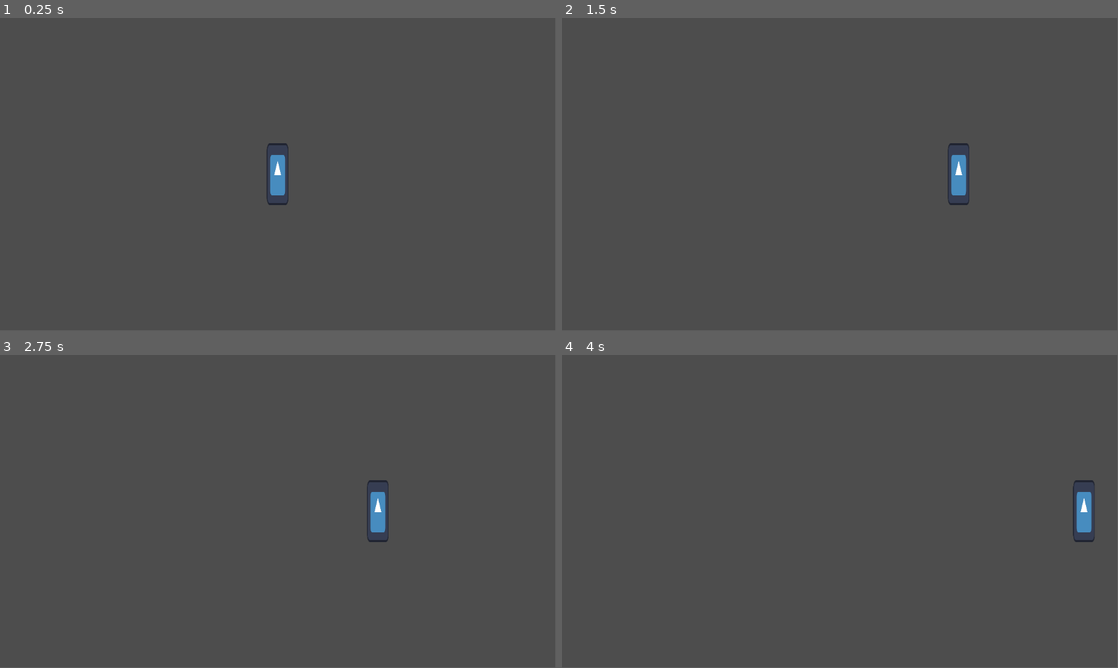
Above: before the commit, frames 1-4 (two rows, left to right).
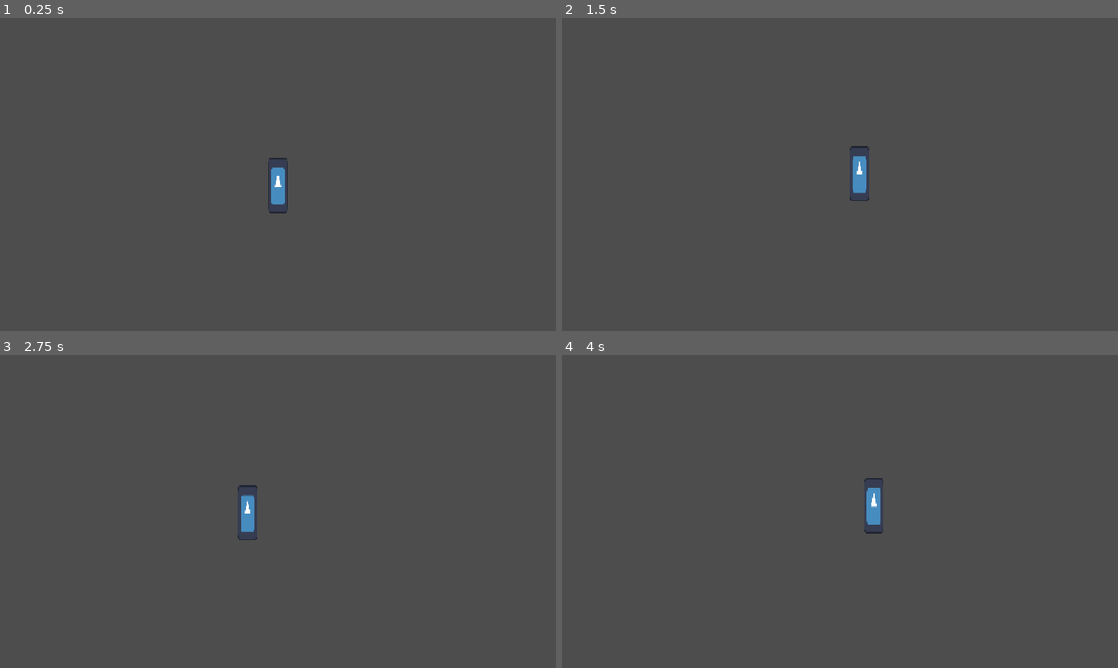
Above: after the commit, the same moments.

Repository: Dead-Vortex/stem-scuba-diving
Game: Godot game, scene res://scenes/main.tscn
Two runs of this game, one before a commit and one after it. Both use one fixed random seed, a clock stepped at 60 frames per second and the inputs below. The engine's default icon, where the game draws it, is replaced by a stand-in: a white triangle on a blue panel in a dark square.
Inputs:
- Up to frame 1 (0.25 s): no input
- Up to frame 2 (1.5 s): tap Enter at 0.5 s; hold D (walk_right, bound only before the commit) from 0.53 s (still down); tap E (interact, bound only after the commit) at 0.6 s; tap W (up, bound only after the commit) at 0.77, 0.8, 1.07, 1.35 s
- Up to frame 3 (2.75 s): tap W (up, bound only after the commit) at 1.52, 1.82, 2.3 s; tap E (interact, bound only after the commit) at 1.55, 2.1 s; release D (walk_right, bound only before the commit) at 2.03 s; hold A (walk_left, bound only before the commit) from 2.03 s (still down)
- Up to frame 4 (4 s): release A (walk_left, bound only before the commit) at 2.78 s; hold D (walk_right, bound only before the commit) from 2.78 s (still down); tap E (interact, bound only after the commit) at 2.85 s; tap W (up, bound only after the commit) at 3.02, 3.32, 3.6, 3.77 s
The window is 799x449 before the commit and 800x450 after it. Grey fills any space a smaller window leaves; there, only what the larger window draws over its background counts as a difference.

The runs differ from the first frame. In frame 1, 0.4% of the frame differs, in the area x 48-52%, y 40-63%; in frame 2, 0.8%; in frame 3, 0.8%; in frame 4, 0.8%, in the area x 54-96%, y 39-60%.

Commit message:
gravity, jumping, basic water movement

Diff:
--- a/project.godot
+++ b/project.godot
@@ -15,18 +15,42 @@
 config/features=PackedStringArray("4.5", "GL Compatibility")
 config/icon="res://icon.svg"
 
+[display]
+
+window/size/viewport_width=1280
+window/size/viewport_height=720
+window/stretch/mode="canvas_items"
+
 [input]
 
-walk_left={
+left={
 "deadzone": 0.2,
 "events": [Object(InputEventKey,"resource_local_to_scene":false,"resource_name":"","device":-1,"window_id":0,"alt_press …(191 unchanged characters)…
 , Object(InputEventKey,"resource_local_to_scene":false,"resource_name":"","device":-1,"window_id":0,"alt_pressed":false …(186 unchanged characters)…
 ]
 }
-walk_right={
+right={
 "deadzone": 0.2,
 "events": [Object(InputEventKey,"resource_local_to_scene":false,"resource_name":"","device":-1,"window_id":0,"alt_press …(192 unchanged characters)…
 , Object(InputEventKey,"resource_local_to_scene":false,"resource_name":"","device":-1,"window_id":0,"alt_pressed":false …(186 unchanged characters)…
+]
+}
+up={
+"deadzone": 0.2,
+"events": [Object(InputEventKey,"resource_local_to_scene":false,"resource_name":"","device":-1,"window_id":0,"alt_pressed":false,"shift_pressed":false,"ctrl_pressed":false,"meta_pressed":false,"pressed":false,"keycode":0,"physical_keycode":87,"key_label":0,"unicode":119,"location":0,"echo":false,"script":null)
+, Object(InputEventKey,"resource_local_to_scene":false,"resource_name":"","device":-1,"window_id":0,"alt_pressed":false,"shift_pressed":false,"ctrl_pressed":false,"meta_pressed":false,"pressed":false,"keycode":0,"physical_keycode":4194320,"key_label":0,"unicode":0,"location":0,"echo":false,"script":null)
+, Object(InputEventKey,"resource_local_to_scene":false,"resource_name":"","device":-1,"window_id":0,"alt_pressed":false,"shift_pressed":false,"ctrl_pressed":false,"meta_pressed":false,"pressed":false,"keycode":0,"physical_keycode":32,"key_label":0,"unicode":32,"location":0,"echo":false,"script":null)
+]
+}
+down={
+"deadzone": 0.2,
+"events": [Object(InputEventKey,"resource_local_to_scene":false,"resource_name":"","device":-1,"window_id":0,"alt_pressed":false,"shift_pressed":false,"ctrl_pressed":false,"meta_pressed":false,"pressed":false,"keycode":0,"physical_keycode":83,"key_label":0,"unicode":115,"location":0,"echo":false,"script":null)
+, Object(InputEventKey,"resource_local_to_scene":false,"resource_name":"","device":-1,"window_id":0,"alt_pressed":false,"shift_pressed":false,"ctrl_pressed":false,"meta_pressed":false,"pressed":false,"keycode":0,"physical_keycode":4194322,"key_label":0,"unicode":0,"location":0,"echo":false,"script":null)
+]
+}
+interact={
+"deadzone": 0.2,
+"events": [Object(InputEventKey,"resource_local_to_scene":false,"resource_name":"","device":-1,"window_id":0,"alt_pressed":false,"shift_pressed":false,"ctrl_pressed":false,"meta_pressed":false,"pressed":false,"keycode":0,"physical_keycode":69,"key_label":0,"unicode":101,"location":0,"echo":false,"script":null)
 ]
 }
 
--- a/scenes/main.tscn
+++ b/scenes/main.tscn
@@ -1,9 +1,25 @@
-[gd_scene load_steps=2 format=3 uid="uid://d5bpips75sth"]
+[gd_scene load_steps=4 format=3 uid="uid://d5bpips75sth"]
 
 [ext_resource type="PackedScene" uid="uid://cgwfckhcnlryo" path="res://scenes/player.tscn" id="1_o5qli"]
 
+[sub_resource type="RectangleShape2D" id="RectangleShape2D_o5qli"]
+size = Vector2(626, 137)
+
+[sub_resource type="RectangleShape2D" id="RectangleShape2D_0wfyh"]
+size = Vector2(174, 130)
+
 [node name="Node2D" type="Node2D"]
 
-[node name="Camera2D" type="Camera2D" parent="."]
+[node name="CharacterBody2D" parent="." instance=ExtResource("1_o5qli")]
 
-[node name="CharacterBody2D" parent="." instance=ExtResource("1_o5qli")]
+[node name="StaticBody2D" type="StaticBody2D" parent="."]
+
+[node name="CollisionShape2D" type="CollisionShape2D" parent="StaticBody2D"]
+position = Vector2(0, 200)
+shape = SubResource("RectangleShape2D_o5qli")
+
+[node name="StaticBody2D2" type="StaticBody2D" parent="."]
+
+[node name="CollisionShape2D" type="CollisionShape2D" parent="StaticBody2D2"]
+position = Vector2(307, 82)
+shape = SubResource("RectangleShape2D_0wfyh")
--- a/scenes/player.tscn
+++ b/scenes/player.tscn
@@ -16,3 +16,7 @@
 [node name="Sprite2D" type="Sprite2D" parent="."]
 scale = Vector2(0.3515625, 1)
 texture = ExtResource("1_3vyb7")
+
+[node name="Camera2D" type="Camera2D" parent="."]
+position_smoothing_enabled = true
+position_smoothing_speed = 3.0
--- a/scripts/player.gd
+++ b/scripts/player.gd
@@ -1,7 +1,32 @@
 extends CharacterBody2D
-@export var speed = 260
+@export var speed : int = 260
+@export var gravity : int = 1000
+var terminal_vel : int = 1000
+@export var jump_height : int = 500
 
+@export var water : bool = false
 
-func _physics_process(_delta):
-	velocity = Vector2(Input.get_axis("walk_left", "walk_right") * speed, 0)
+func _physics_process(delta):
+	if !water:
+		# Platforming/Land
+		if velocity.y < terminal_vel:
+			velocity.y += gravity * delta
+		else:
+			velocity.y = terminal_vel
+		velocity.x = Input.get_axis("left", "right") * speed
+		if Input.is_action_just_pressed("up") and is_on_floor() == true:
+			velocity.y = -jump_height
+	else:
+		# Swimming/Water
+		velocity += Input.get_vector("left", "right", "up", "down") * speed / 4
+		velocity -= Vector2(velocity.x / 5, velocity.y / 5)
+		if Input.get_axis("down", "up") == 0:
+			velocity.y += gravity * delta
+
+	if Input.is_action_just_pressed("interact"):
+		if water:
+			water = false
+		else:
+			water = true
+
 	move_and_slide()
